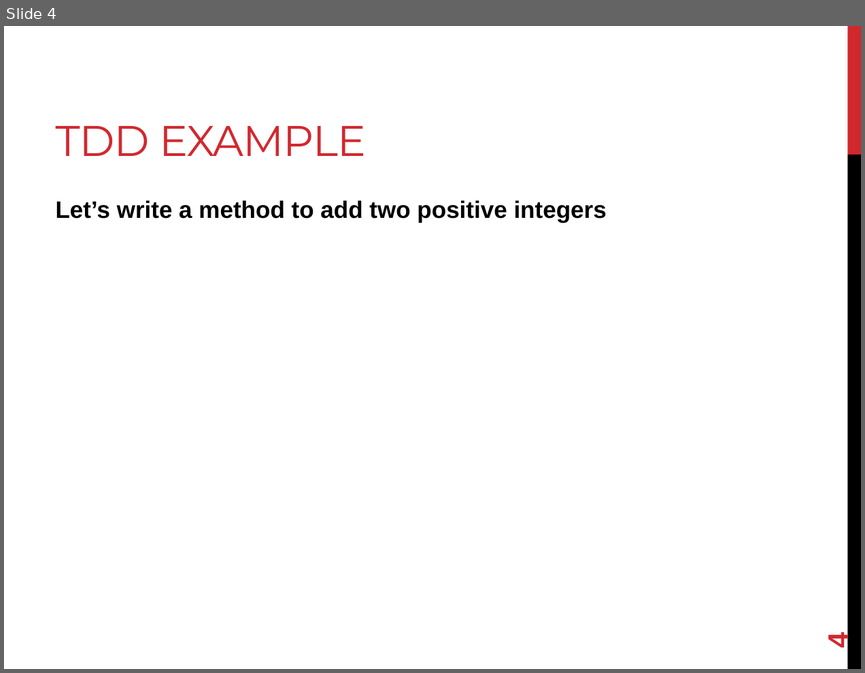
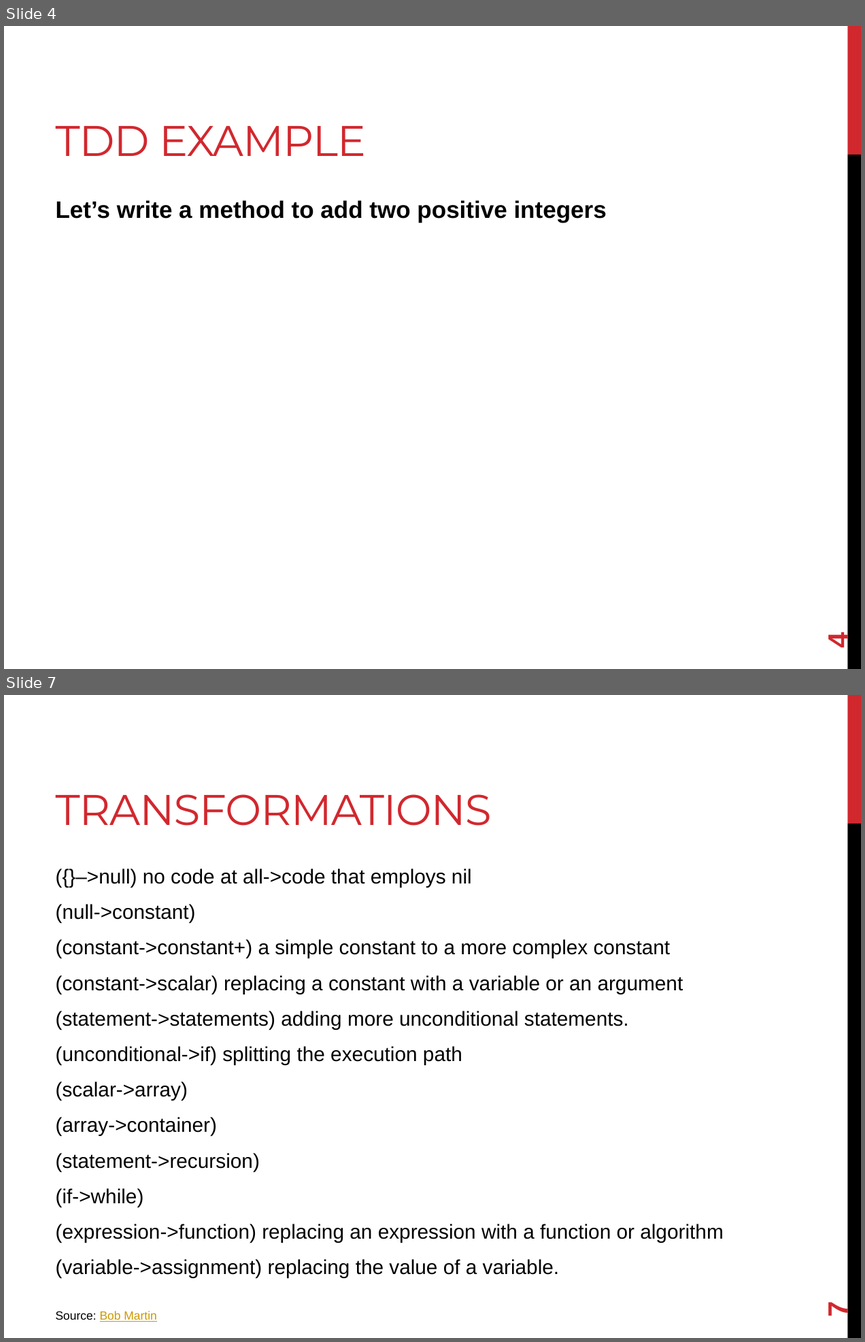
Before and after one commit to joshpeterson/DevelopingConcurrentSoftware, a slide deck: Lectures/Test Driven Design/Test Driven Design.pptx. Shown one above the other, each under a label of ours: slide 4 before the commit, slides 4 and 7 after it; the slides between them are not shown. The pictures are 865x673 and 865x1342 pixels, drawn with LibreOffice and Linux fonts; fonts in the diff are those of the drawing. Boxes give left, top, right and bottom in pixels: in the first picture for what was removed or moved away, otherwise in the second. Text is boxed around its words. In the diff, an @@ line names an element or a change of style, - is before the commit and + after.

Commit message:
Finish TDD lecture.

```diff
--- a/Lectures/Test Driven Design/Test Driven Design.pptx
+++ b/Lectures/Test Driven Design/Test Driven Design.pptx
@@ slide 7 added at [4,695,861,1338], background #FFFFFF; not listed: 2 template elements that a slide beside it also shows @@
@@ title added at [56,794,492,826], 36 pt, text #D1282E @@
+TRANSFORMATIONS
@@ text added at [56,868,723,1278], 17 pt, text #000000 @@
+({}–>null) no code at all->code that employs nil
+(null->constant)
+(constant->constant+) a simple constant to a more complex constant
+(constant->scalar) replacing a constant with a variable or an argument
+(statement->statements) adding more unconditional statements.
+(unconditional->if) splitting the execution path
+(scalar->array)
+(array->container)
+(statement->recursion)
+(if->while)
+(expression->function) replacing an expression with a function or algorithm
+(variable->assignment) replacing the value of a variable.
@@ page number added at [822,1302,854,1317], 24 pt, text #D1282E, bold @@
+7
@@ text added at [56,1310,157,1321], 10 pt, text #CC9900, underline @@
+Source: Bob Martin
```
Also in this commit, not shown: 4 other slides added.
